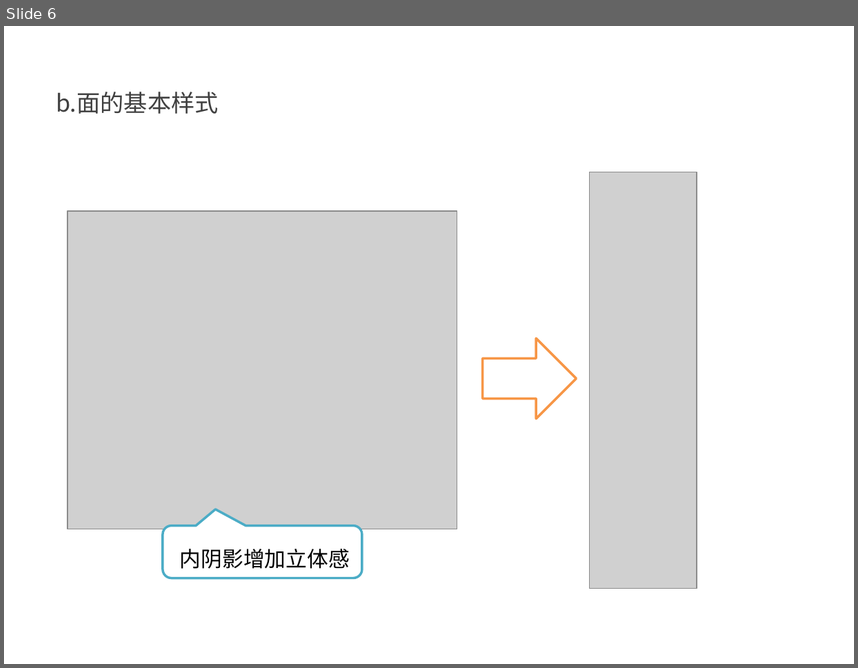
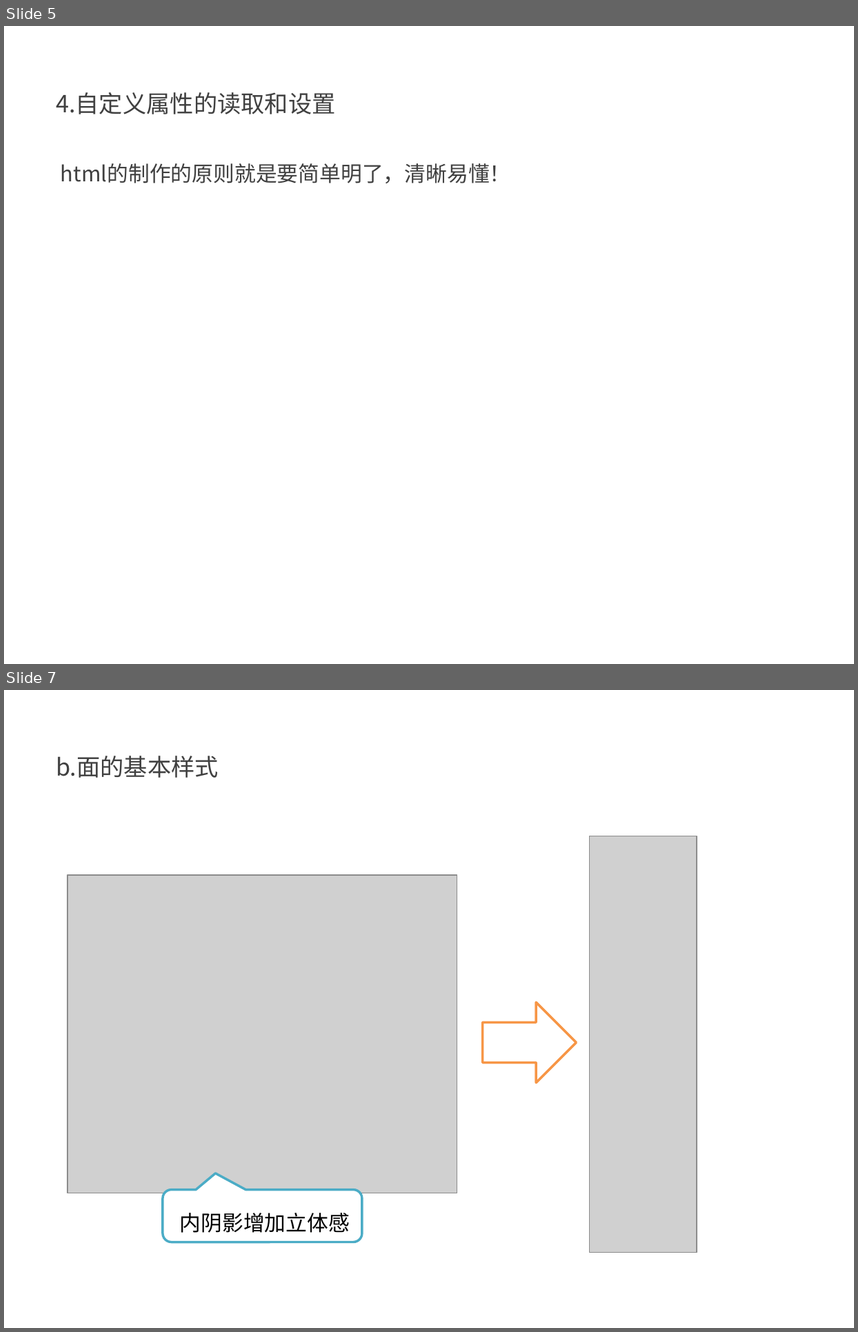
Before and after one commit to kong66/webAni, a slide deck: 3-dice2/dice.pptx. Shown one above the other, each under a label of ours: slide 6 before the commit, slides 5 and 7 after it; the slides between them are not shown. The pictures are 858x668 and 858x1332 pixels, drawn with LibreOffice and Linux fonts; fonts in the diff are those of the drawing; grey boxes stand for pictures. Boxes give left, top, right and bottom in pixels: in the first picture for what was removed or moved away, otherwise in the second. Text is boxed around its words. In the diff, an @@ line names an element or a change of style, - is before the commit and + after.

```diff
--- a/3-dice2/dice.pptx
+++ b/3-dice2/dice.pptx
@@ slide 5 added at <box>4,26,854,664</box>, background #FFFFFF @@
@@ text added at <box>56,92,336,114</box>, 20 pt, text #404040 @@
+4.自定义属性的读取和设置
@@ text added at <box>61,163,511,183</box>, 18 pt, text #404040 @@
+html的制作的原则就是要简单明了，清晰易懂！
@@ what was slide 6 is now slide 7 @@
```
Also in this commit, not shown: 2 slides changed, 3 other slides added, 3 slides removed, 3 other files.
